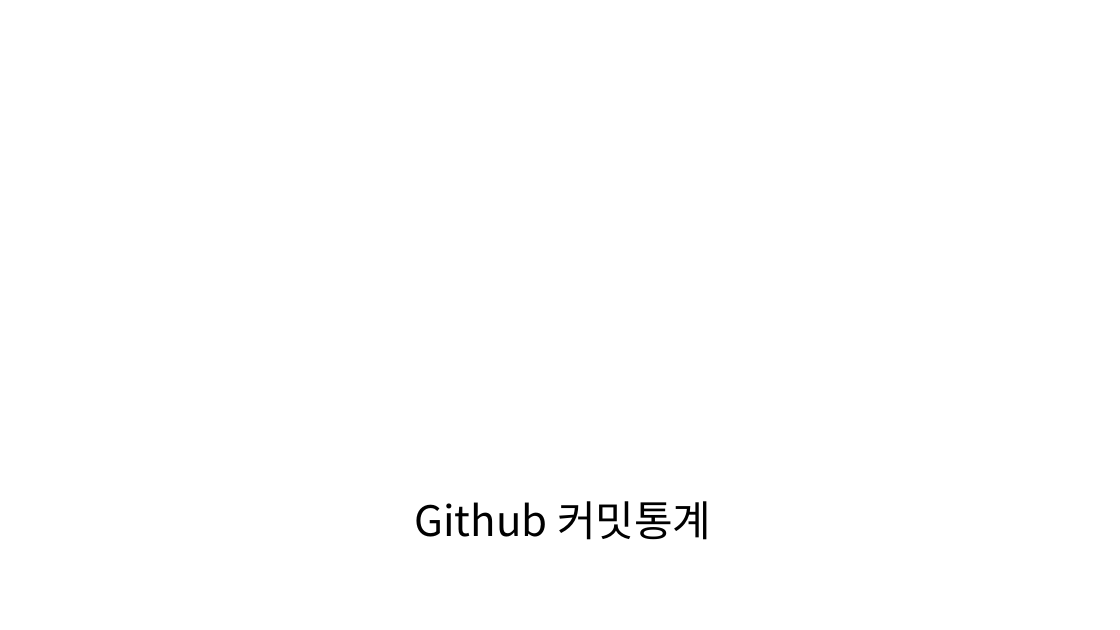
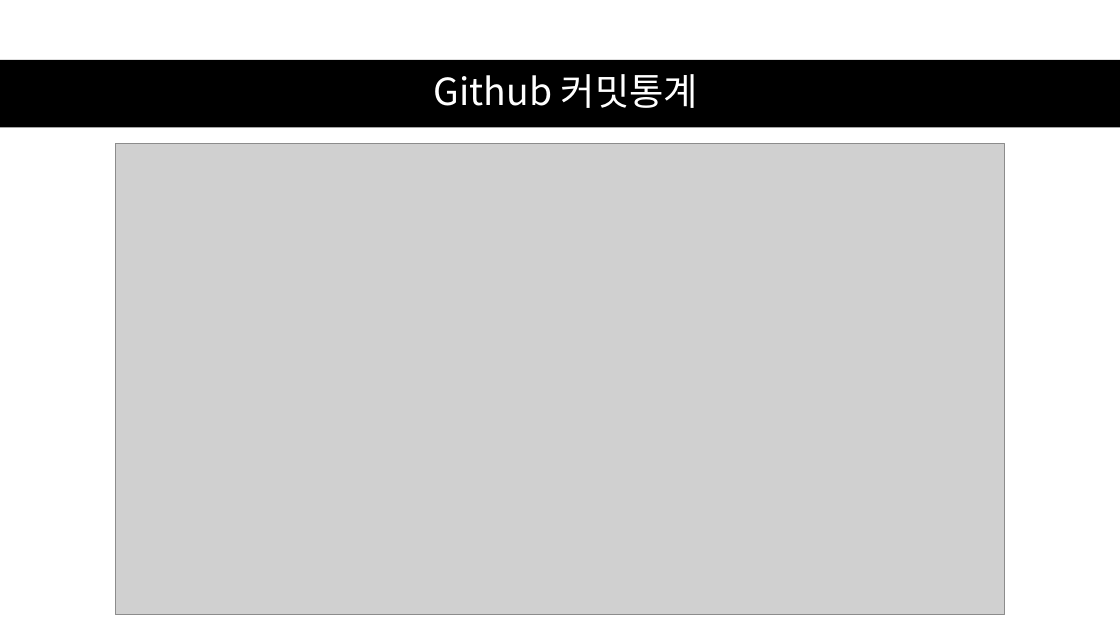
Before and after one commit to donggeon15/2DGP-Project, a slide deck: slide 3 of 2DGP_Project_2차.pptx. Drawn at 1120x630 pixels with LibreOffice and Linux fonts; fonts in the diff are those of the drawing; grey boxes stand for pictures; background and template pictures are left out. Boxes give left, top, right and bottom in pixels: in the first picture for what was removed or moved away, otherwise in the second. Text is boxed around its words. In the diff, an @@ line names an element or a change of style, - is before the commit and + after.

```diff
--- a/2DGP_Project_2차.pptx
+++ b/2DGP_Project_2차.pptx
@@ title "Github 커밋통계": place and size @@
-title "Github 커밋통계" at [414, 501, 712, 540]
+title "Github 커밋통계" at [434, 74, 698, 108]
@@ title "Github 커밋통계" at [434, 74, 698, 108]: size 36 to 32 pt, text colour #000000 to #FFFFFF @@
@@ rectangle added at [0, 60, 1120, 128], fill #000000 @@
@@ picture added at [115, 144, 1005, 615] @@
@@ rectangle removed at [0, 489, 1120, 557] @@
@@ line removed from (0, 481) to (1120, 481) @@
@@ line removed from (0, 564) to (1120, 564) @@
```
Also in this commit, not shown: 1 other slide changed, 1 other file.
